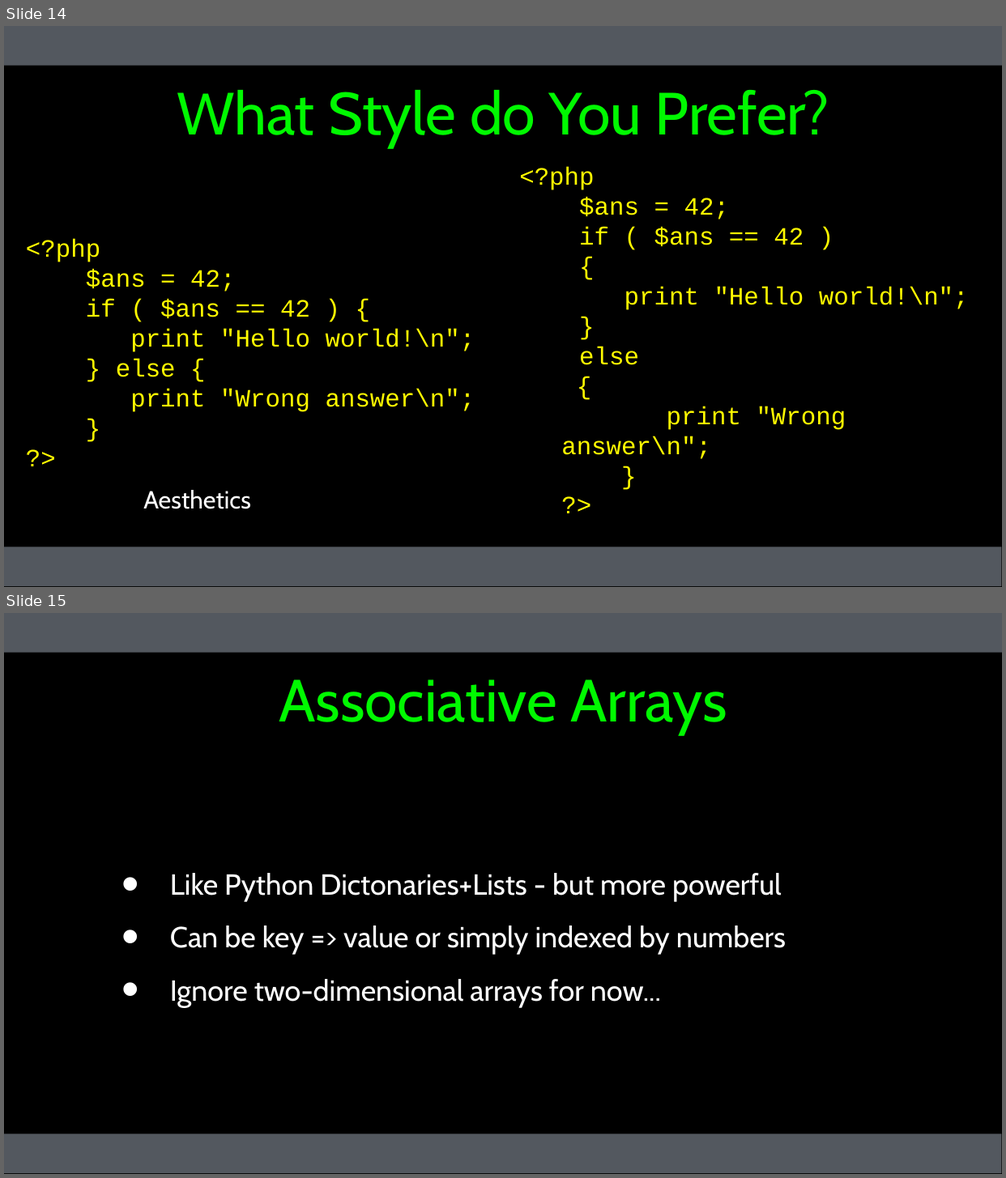
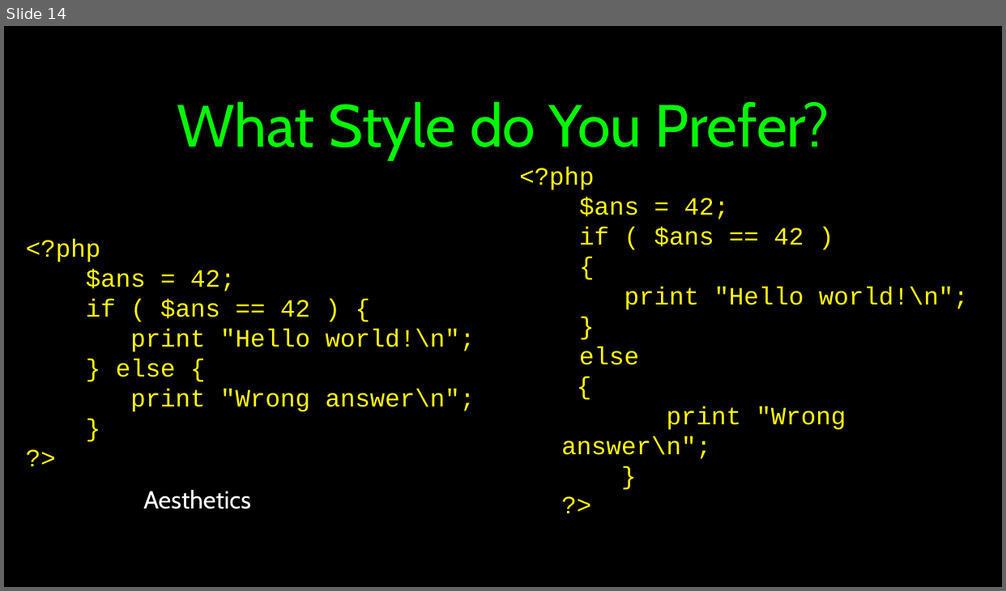
Before and after one commit to csev/wa4e, a slide deck: lectures/PHP-02-Overview.ppt. Shown one above the other, each under a label of ours: slides 14 and 15 before the commit, slide 14 after it. The pictures are 1006x1178 and 1006x591 pixels, drawn with LibreOffice and Linux fonts; fonts in the diff are those of the drawing. Boxes give left, top, right and bottom in pixels: in the first picture for what was removed or moved away, otherwise in the second. Text is boxed around its words. In the diff, an @@ line names an element or a change of style, - is before the commit and + after.

```diff
--- a/lectures/PHP-02-Overview.ppt
+++ b/lectures/PHP-02-Overview.ppt
@@ slide 15 removed at bbox=[4, 613, 1002, 1174], background #000000; not listed: 2 template elements that a slide beside it also shows @@
@@ title removed at bbox=[279, 679, 727, 735] @@
-Associative Arrays
@@ text removed at bbox=[170, 873, 786, 1007] @@
-• Like Python Dictonaries+Lists - but more powerful
-• Can be key => value or simply indexed by numbers
-• Ignore two-dimensional arrays for now...
@@ slide 14 changed as well @@
@@ rectangle removed at bbox=[4, 26, 1002, 66] @@
@@ title "What Style do You Prefer?": place and size @@
-title "What Style do You Prefer?" at bbox=[177, 89, 829, 148]
+title "What Style do You Prefer?" at bbox=[177, 101, 829, 160]
@@ rectangle at bbox=[4, 547, 1002, 587]: fill #53585F to #000000 @@
```
Also in this commit, not shown: 29 other slides changed.
